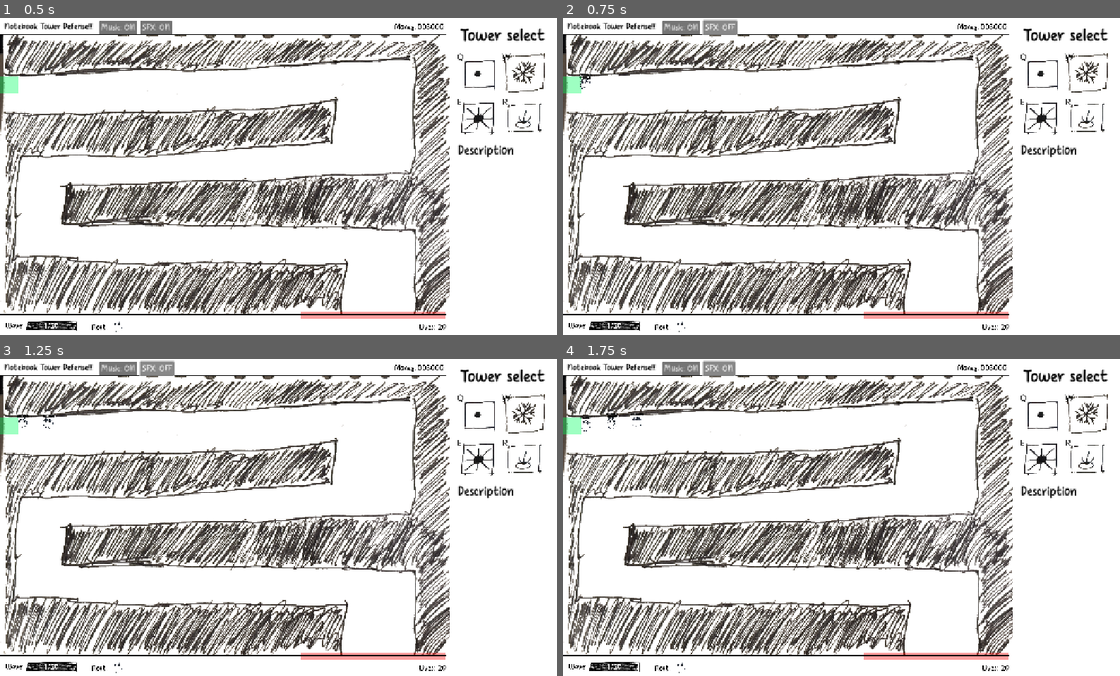
Above: before the commit, frames 1-4 (two rows, left to right).
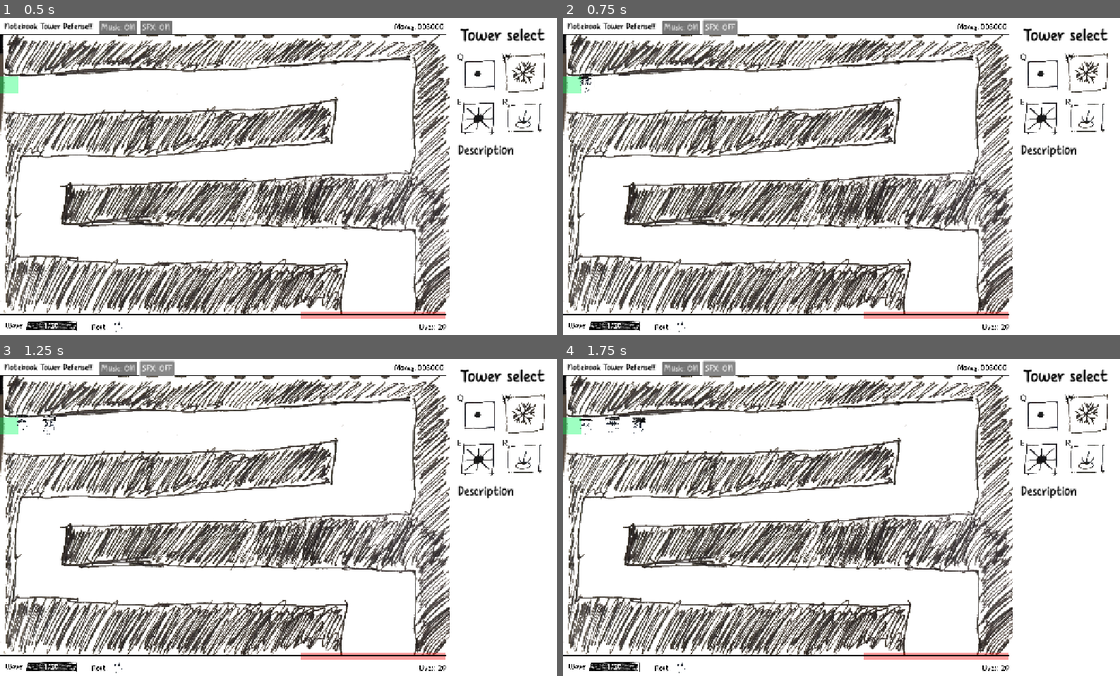
Above: after the commit, the same moments.

Repository: OzuYatamutsu/notebook-tower-defense
Game: Godot game, scene res://levels/level_cools.tscn
Two runs of this game, one before a commit and one after it. Both use one fixed random seed, a clock stepped at 60 frames per second and the inputs below. This scene is started directly instead of the project's main scene. Sound files missing from this copy of the repository are replaced by a short silence.
Inputs:
- Up to frame 1 (0.5 s): no input
- Up to frame 2 (0.75 s): click "SFX: ON" at 0.5 s
- Up to frame 3 (1.25 s): no input
- Up to frame 4 (1.75 s): click "SFX: OFF" at 1.25 s

Frame 1 is identical in both runs. In frame 2, less than 0.1% of the frame differs, in the area x 2-6%, y 17-24%; in frame 3, less than 0.1%; in frame 4, 0.2%, in the area x 2-15%, y 15-24%.

Commit message:
Adjust wall pathing to avoid clipping through walls in level1

Diff:
--- a/levels/level_cools.tscn
+++ b/levels/level_cools.tscn
@@ -1,63 +1,39 @@
-[gd_scene load_steps=14 format=3 uid="uid://ctct4jwr72ikm"]
+[gd_scene load_steps=10 format=3 uid="uid://ctct4jwr72ikm"]
 
 [ext_resource type="Script" uid="uid://dagf1os10m3l6" path="res://levels/level_cools.gd" id="1_uh8lo"]
 [ext_resource type="PackedScene" uid="uid://dhs0soxiwf4lb" path="res://components/ui.tscn" id="2_r7tsd"]
 [ext_resource type="PackedScene" uid="uid://d4lsbppo6u3fq" path="res://components/level_viewport.tscn" id="3_52n04"]
 [ext_resource type="Texture2D" uid="uid://br3mtwwd8roqd" path="res://levels/level1_layout.png" id="4_n0ulb"]
 
-[sub_resource type="Curve2D" id="Curve2D_ua5ty"]
+[sub_resource type="Curve2D" id="Curve2D_uh8lo"]
 _data = {
-"points": PackedVector2Array(0, 0, 0, 0, 420, 3040, 0, 0, 0, 0, 6740, 2440, 0, 0, 0, 0, 10920, 2200, 0, 0, 0, 0, 15180, 2340, 0, 0, 0, 0, 18200, 2220, 0, 0, 0, 0, 19920, 2020, 0, 0, 0, 0, 21100, 3100, 0, 0, 0, 0, 21100, 4960, 0, 0, 0, 0, 20320, 6360, 0, 0, 0, 0, 15440, 6680, 0, 0, 0, 0, 8500, 7180, 0, 0, 0, 0, 5080, 6700, 0, 0, 0, 0, 2040, 7180, 0, 0, 0, 0, 1540, 9400, 0, 0, 0, 0, 2360, 10720, 0, 0, 0, 0, 7720, 11040, 0, 0, 0, 0, 14440, 11300, 0, 0, 0, 0, 19720, 11200, 0, 0, 0, 0, 22220, 11940, 0, 0, 0, 0, 21840, 13880, 0, 0, 0, 0, 21920, 14840)
-}
-point_count = 21
-
-[sub_resource type="Curve2D" id="Curve2D_61w3m"]
-_data = {
-"points": PackedVector2Array(0, 0, 0, 0, 440, 3140, 0, 0, 0, 0, 4880, 3520, 0, 0, 0, 0, 7380, 3520, 0, 0, 0, 0, 11820, 3520, 0, 0, 0, 0, 15040, 3200, 0, 0, 0, 0, 17600, 2840, 0, 0, 0, 0, 19700, 2680, 0, 0, 0, 0, 20220, 3140, 0, 0, 0, 0, 20580, 4240, 0, 0, 0, 0, 20020, 5980, 0, 0, 0, 0, 14020, 6860, 0, 0, 0, 0, 3760, 7260, 0, 0, 0, 0, 1600, 6820, 0, 0, 0, 0, 2020, 10080, 0, 0, 0, 0, 6600, 10900, 0, 0, 0, 0, 11200, 10880, 0, 0, 0, 0, 16480, 11200, 0, 0, 0, 0, 19900, 11160, 0, 0, 0, 0, 22620, 12080, 0, 0, 0, 0, 22640, 14720)
-}
-point_count = 20
-
-[sub_resource type="Curve2D" id="Curve2D_pdpul"]
-_data = {
-"points": PackedVector2Array(0, 0, 0, 0, 420, 3020, 0, 0, 0, 0, 4440, 2840, 0, 0, 0, 0, 5900, 3140, 0, 0, 0, 0, 8760, 3040, 0, 0, 0, 0, 11920, 2200, 0, 0, 0, 0, 14320, 2480, 0, 0, 0, 0, 17180, 3080, 0, 0, 0, 0, 21400, 3040, 0, 0, 0, 0, 22620, 4900, 0, 0, 0, 0, 20900, 6860, 0, 0, 0, 0, 16960, 6760, 0, 0, 0, 0, 12720, 6380, 0, 0, 0, 0, 8080, 6780, 0, 0, 0, 0, 2780, 7080, 0, 0, 0, 0, 1640, 8200, 0, 0, 0, 0, 1520, 9600, 0, 0, 0, 0, 1520, 10900, 0, 0, 0, 0, 7960, 11020, 0, 0, 0, 0, 13840, 10460, 0, 0, 0, 0, 19560, 11120, 0, 0, 0, 0, 21400, 11900, 0, 0, 0, 0, 21400, 13580, 0, 0, 0, 0, 21280, 14200)
-}
-point_count = 23
-
-[sub_resource type="Curve2D" id="Curve2D_8hd6v"]
-_data = {
-"points": PackedVector2Array(0, 0, 0, 0, 540, 3100, 0, 0, 0, 0, 5360, 2740, 0, 0, 0, 0, 7380, 2740, 0, 0, 0, 0, 10540, 2800, 0, 0, 0, 0, 14980, 2380, 0, 0, 0, 0, 18080, 2740, 0, 0, 0, 0, 20220, 2700, 0, 0, 0, 0, 20540, 3340, 0, 0, 0, 0, 20620, 4620, 0, 0, 0, 0, 20620, 6340, 0, 0, 0, 0, 13340, 6820, 0, 0, 0, 0, 8560, 6760, 0, 0, 0, 0, 3280, 6980, 0, 0, 0, 0, 2060, 7680, 0, 0, 0, 0, 2360, 9980, 0, 0, 0, 0, 4180, 10920, 0, 0, 0, 0, 9280, 10960, 0, 0, 0, 0, 14040, 10960, 0, 0, 0, 0, 18280, 10700, 0, 0, 0, 0, 21340, 10980, 0, 0, 0, 0, 21300, 12620, 0, 0, 0, 0, 21620, 14140, 0, 0, 0, 0, 21940, 16120)
-}
-point_count = 23
-
-[sub_resource type="Curve2D" id="Curve2D_045es"]
-_data = {
-"points": PackedVector2Array(0, 0, 0, 0, 400, 3040, 0, 0, 0, 0, 6740, 2840, 0, 0, 0, 0, 9700, 2880, 0, 0, 0, 0, 16200, 2920, 0, 0, 0, 0, 19200, 2500, 0, 0, 0, 0, 19520, 3620, 0, 0, 0, 0, 19420, 4720, 0, 0, 0, 0, 19280, 5700, 0, 0, 0, 0, 18200, 5960, 0, 0, 0, 0, 15760, 6060, 0, 0, 0, 0, 9140, 6240, 0, 0, 0, 0, 7120, 6860, 0, 0, 0, 0, 4060, 7220, 0, 0, 0, 0, 2850, 7404.41, 0, 0, 0, 0, 2418.98, 8262.13, 0, 0, 0, 0, 2555.09, 10087.5, 0, 0, 0, 0, 4120, 10960, 0, 0, 0, 0, 8380, 10960, 0, 0, 0, 0, 16180, 10860, 0, 0, 0, 0, 19920, 11260, 0, 0, 0, 0, 20000, 12180, 0, 0, 0, 0, 19880, 13100, 0, 0, 0, 0, 19880, 13780, 0, 0, 0, 0, 19880, 14860)
-}
-point_count = 24
-
-[sub_resource type="Curve2D" id="Curve2D_omn1t"]
-_data = {
-"points": PackedVector2Array(0, 0, 0, 0, 340, 3080, 0, 0, 0, 0, 4840, 3040, 0, 0, 0, 0, 6880, 3040, 0, 0, 0, 0, 12840, 3000, 0, 0, 0, 0, 17340, 2400, 0, 0, 0, 0, 20480, 3040, 0, 0, 0, 0, 22000, 4440, 0, 0, 0, 0, 20380, 5960, 0, 0, 0, 0, 16200, 6840, 0, 0, 0, 0, 9600, 6720, 0, 0, 0, 0, 4260, 6560, 0, 0, 0, 0, 1620, 7380, 0, 0, 0, 0, 2220, 10580, 0, 0, 0, 0, 8960, 11380, 0, 0, 0, 0, 15320, 11060, 0, 0, 0, 0, 18260, 10420, 0, 0, 0, 0, 21380, 10920, 0, 0, 0, 0, 21580, 12400, 0, 0, 0, 0, 22320, 13420, 0, 0, 0, 0, 22560, 15560)
-}
-point_count = 20
-
-[sub_resource type="Curve2D" id="Curve2D_lf3p4"]
-_data = {
-"points": PackedVector2Array(0, 0, 0, 0, 380, 3100, 0, 0, 0, 0, 6749.48, 3201.96, 0, 0, 0, 0, 10180, 3180, 0, 0, 0, 0, 18620, 2440, 0, 0, 0, 0, 22020, 3700, 0, 0, 0, 0, 21420, 6180, 0, 0, 0, 0, 18220, 6960, 0, 0, 0, 0, 11100, 7040, 0, 0, 0, 0, 5798.03, 7280.68, 0, 0, 0, 0, 1740, 7380, 0, 0, 0, 0, 1820, 10400, 0, 0, 0, 0, 6040, 10860, 0, 0, 0, 0, 14560, 10980, 0, 0, 0, 0, 20520, 11160, 0, 0, 0, 0, 23400, 12580, 0, 0, 0, 0, 21820, 14340)
+"points": PackedVector2Array(0, 0, 0, 0, 285.805, 3115.79, 0, 0, 0, 0, 2100, 3260, 0, 0, 0, 0, 7620, 3460, 0, 0, 0, 0, 15820, 2980, 0, 0, 0, 0, 17820, 2960, 0, 0, 0, 0, 17420, 5760, 0, 0, 0, 0, 15660, 6440, 0, 0, 0, 0, 9320, 6780, 0, 0, 0, 0, 4260, 7120, 0, 0, 0, 0, 1880, 6820, 0, 0, 0, 0, 1880, 8860, 0, 0, 0, 0, 2160, 10160, 0, 0, 0, 0, 8900, 10260, 0, 0, 0, 0, 16260, 10540, 0, 0, 0, 0, 17240, 12200, 0, 0, 0, 0, 17100, 13420)
 }
 point_count = 16
 
-[sub_resource type="Curve2D" id="Curve2D_yydhl"]
+[sub_resource type="Curve2D" id="Curve2D_r7tsd"]
 _data = {
-"points": PackedVector2Array(0, 0, 0, 0, 420, 2940, 0, 0, 0, 0, 6300, 3000, 0, 0, 0, 0, 11549.7, 3180, 0, 0, 0, 0, 15120, 2920, 0, 0, 0, 0, 19480, 2500, 0, 0, 0, 0, 21320, 4200, 0, 0, 0, 0, 20840, 6180, 0, 0, 0, 0, 15560, 6460, 0, 0, 0, 0, 12300, 6760, 0, 0, 0, 0, 4540, 7120, 0, 0, 0, 0, 1520, 7060, 0, 0, 0, 0, 2040, 9360, 0, 0, 0, 0, 5340, 11180, 0, 0, 0, 0, 14415, 11185.5, 0, 0, 0, 0, 20640, 10920, 0, 0, 0, 0, 22040, 13240, 0, 0, 0, 0, 22020, 15840)
+"points": PackedVector2Array(0, 0, 0, 0, 360, 3060, 0, 0, 0, 0, 3400, 3160, 0, 0, 0, 0, 7720, 3160, 0, 0, 0, 0, 17560, 2640, 0, 0, 0, 0, 18280, 4960, 0, 0, 0, 0, 17140, 6140, 0, 0, 0, 0, 11360, 6680, 0, 0, 0, 0, 3240, 6980, 0, 0, 0, 0, 1720, 7020, 0, 0, 0, 0, 1300, 10040, 0, 0, 0, 0, 7840, 10480, 0, 0, 0, 0, 16580, 10180, 0, 0, 0, 0, 18020, 12840, 0, 0, 0, 0, 16800, 13920)
 }
-point_count = 17
+point_count = 14
 
-[sub_resource type="Curve2D" id="Curve2D_bekh1"]
+[sub_resource type="Curve2D" id="Curve2D_52n04"]
 _data = {
-"points": PackedVector2Array(0, 0, 0, 0, 500, 2920, 0, 0, 0, 0, 5740, 3120, 0, 0, 0, 0, 11720, 2400, 0, 0, 0, 0, 18780, 2480, 0, 0, 0, 0, 21280, 2620, 0, 0, 0, 0, 21280, 4700, 0, 0, 0, 0, 19600, 6260, 0, 0, 0, 0, 15360, 6280, 0, 0, 0, 0, 6580, 7240, 0, 0, 0, 0, 2260, 6820, 0, 0, 0, 0, 2460, 10320, 0, 0, 0, 0, 6800, 10880, 0, 0, 0, 0, 13380, 10900, 0, 0, 0, 0, 20280, 11220, 0, 0, 0, 0, 20973, 12958.3, 0, 0, 0, 0, 20855, 15366.3, 0, 0, 0, 0, 21326.8, 14694.8)
+"points": PackedVector2Array(0, 0, 0, 0, 320, 3060, 0, 0, 0, 0, 4720, 3460, 0, 0, 0, 0, 13400, 2640, 0, 0, 0, 0, 17580, 2320, 0, 0, 0, 0, 17640, 4760, 0, 0, 0, 0, 16720, 6580, 0, 0, 0, 0, 8100, 6980, 0, 0, 0, 0, 4180, 6660, 0, 0, 0, 0, 1360, 6900, 0, 0, 0, 0, 1460, 9500, 0, 0, 0, 0, 3680, 10560, 0, 0, 0, 0, 13420, 10660, 0, 0, 0, 0, 16980, 10340, 0, 0, 0, 0, 17180, 13440, 0, 0, 0, 0, 17180, 14000)
 }
-point_count = 17
+point_count = 15
+
+[sub_resource type="Curve2D" id="Curve2D_n0ulb"]
+_data = {
+"points": PackedVector2Array(0, 0, 0, 0, 400, 3040, 0, 0, 0, 0, 5660, 3280, 0, 0, 0, 0, 12420, 2860, 0, 0, 0, 0, 16800, 2480, 0, 0, 0, 0, 17380, 5300, 0, 0, 0, 0, 15980, 6580, 0, 0, 0, 0, 8720, 6980, 0, 0, 0, 0, 2280, 6780, 0, 0, 0, 0, 1480, 8200, 0, 0, 0, 0, 2100, 10040, 0, 0, 0, 0, 11380, 10140, 0, 0, 0, 0, 17280, 10300, 0, 0, 0, 0, 17040, 13380, 0, 0, 0, 0, 17100, 14300)
+}
+point_count = 14
+
+[sub_resource type="Curve2D" id="Curve2D_q3s76"]
+_data = {
+"points": PackedVector2Array(0, 0, 0, 0, 440, 3040, 0, 0, 0, 0, 5500, 3600, 0, 0, 0, 0, 14740, 2540, 0, 0, 0, 0, 17280, 2980, 0, 0, 0, 0, 16960, 6040, 0, 0, 0, 0, 12440, 6740, 0, 0, 0, 0, 3880, 6840, 0, 0, 0, 0, 1400, 6980, 0, 0, 0, 0, 1780, 10000, 0, 0, 0, 0, 7760, 10580, 0, 0, 0, 0, 13800, 10140, 0, 0, 0, 0, 18160, 10280, 0, 0, 0, 0, 17040, 13440, 0, 0, 0, 0, 16960, 14540)
+}
+point_count = 14
 
 [node name="Level_CoolS" type="Node"]
 script = ExtResource("1_uh8lo")
@@ -69,49 +45,19 @@
 [node name="LevelViewport" parent="." instance=ExtResource("3_52n04")]
 
 [node name="Path2D" type="Path2D" parent="LevelViewport/mobs" index="0"]
-position = Vector2(60.8807, 231.513)
-scale = Vector2(0.855046, 0.984399)
-curve = SubResource("Curve2D_ua5ty")
+curve = SubResource("Curve2D_uh8lo")
 
 [node name="Path2D2" type="Path2D" parent="LevelViewport/mobs" index="1"]
-position = Vector2(91.964, 178.073)
-scale = Vector2(0.790991, 0.933555)
-curve = SubResource("Curve2D_61w3m")
+curve = SubResource("Curve2D_r7tsd")
 
 [node name="Path2D3" type="Path2D" parent="LevelViewport/mobs" index="2"]
-position = Vector2(83.2433, 780.333)
-scale = Vector2(0.801802, 0.881667)
-curve = SubResource("Curve2D_pdpul")
+curve = SubResource("Curve2D_52n04")
 
 [node name="Path2D4" type="Path2D" parent="LevelViewport/mobs" index="3"]
-position = Vector2(90.3365, 699.04)
-scale = Vector2(0.83271, 0.899563)
-curve = SubResource("Curve2D_8hd6v")
+curve = SubResource("Curve2D_n0ulb")
 
 [node name="Path2D5" type="Path2D" parent="LevelViewport/mobs" index="4"]
-position = Vector2(7.34693, 446.537)
-scale = Vector2(0.881633, 0.909385)
-curve = SubResource("Curve2D_045es")
-
-[node name="Path2D6" type="Path2D" parent="LevelViewport/mobs" index="5"]
-position = Vector2(164.572, 124.012)
-scale = Vector2(0.810081, 0.948328)
-curve = SubResource("Curve2D_omn1t")
-
-[node name="Path2D7" type="Path2D" parent="LevelViewport/mobs" index="6"]
-position = Vector2(92.4414, 262.454)
-scale = Vector2(0.756733, 0.892437)
-curve = SubResource("Curve2D_lf3p4")
-
-[node name="Path2D8" type="Path2D" parent="LevelViewport/mobs" index="7"]
-position = Vector2(68.7696, 254.873)
-scale = Vector2(0.836263, 0.898051)
-curve = SubResource("Curve2D_yydhl")
-
-[node name="Path2D9" type="Path2D" parent="LevelViewport/mobs" index="8"]
-position = Vector2(76.0262, 826.935)
-scale = Vector2(0.847948, 0.863777)
-curve = SubResource("Curve2D_bekh1")
+curve = SubResource("Curve2D_q3s76")
 
 [node name="CollisionPolygon2D" type="CollisionPolygon2D" parent="LevelViewport/walls" index="0"]
 position = Vector2(-0.38858, 0)
